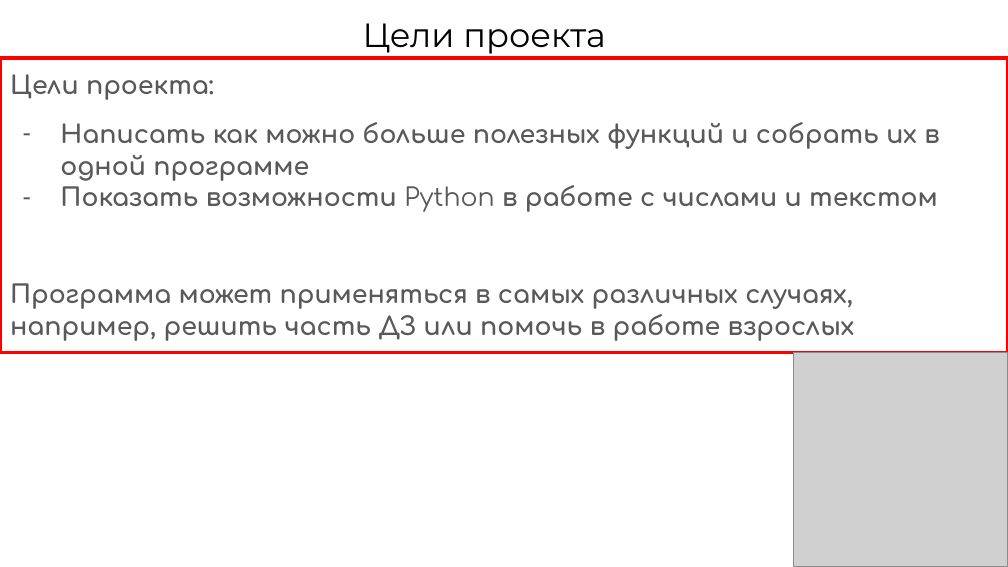
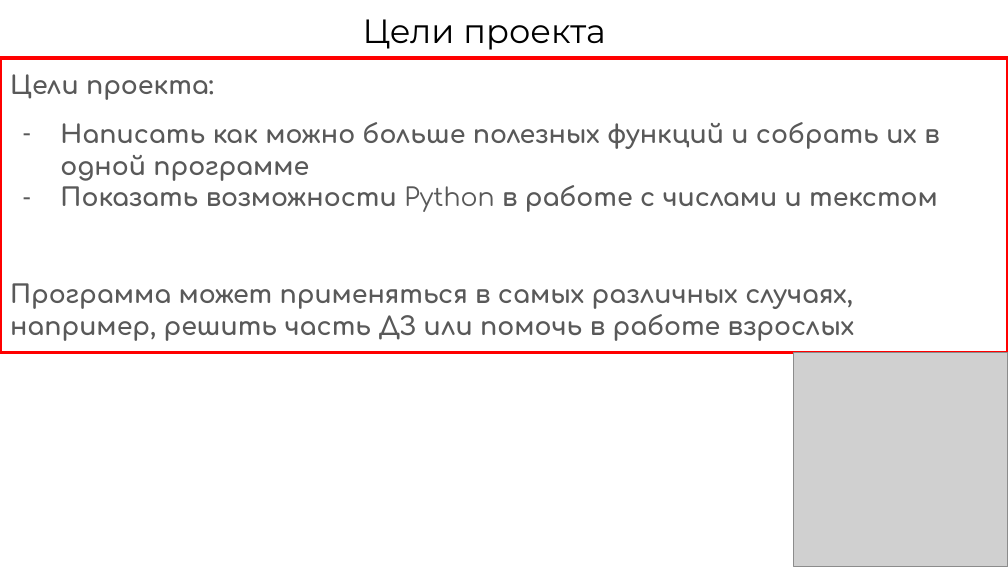
Before and after one commit to SchoolCodeMumladze/Semenenko_Multifunctional_Calculator, a slide deck: slide 3 of Презентация Многофункционального Калькулятора (1).pptx. Drawn at 1008x567 pixels with LibreOffice and Linux fonts; fonts in the diff are those of the drawing; grey boxes stand for pictures; background and template pictures are left out. Boxes give left, top, right and bottom in pixels: in the first picture for what was removed or moved away, otherwise in the second. Text is boxed around its words. In the diff, an @@ line names an element or a change of style, - is before the commit and + after.

```diff
--- a/Презентация Многофункционального Калькулятора (1).pptx
+++ b/Презентация Многофункционального Калькулятора (1).pptx
@@ title "Цели проекта": place and size @@
-title "Цели проекта" at box(363, 23, 605, 54)
+title "Цели проекта" at box(363, 19, 605, 50)
```
Also in this commit, not shown: 3 other slides changed, 1 slide added, 1 slide removed, 1 other file.
